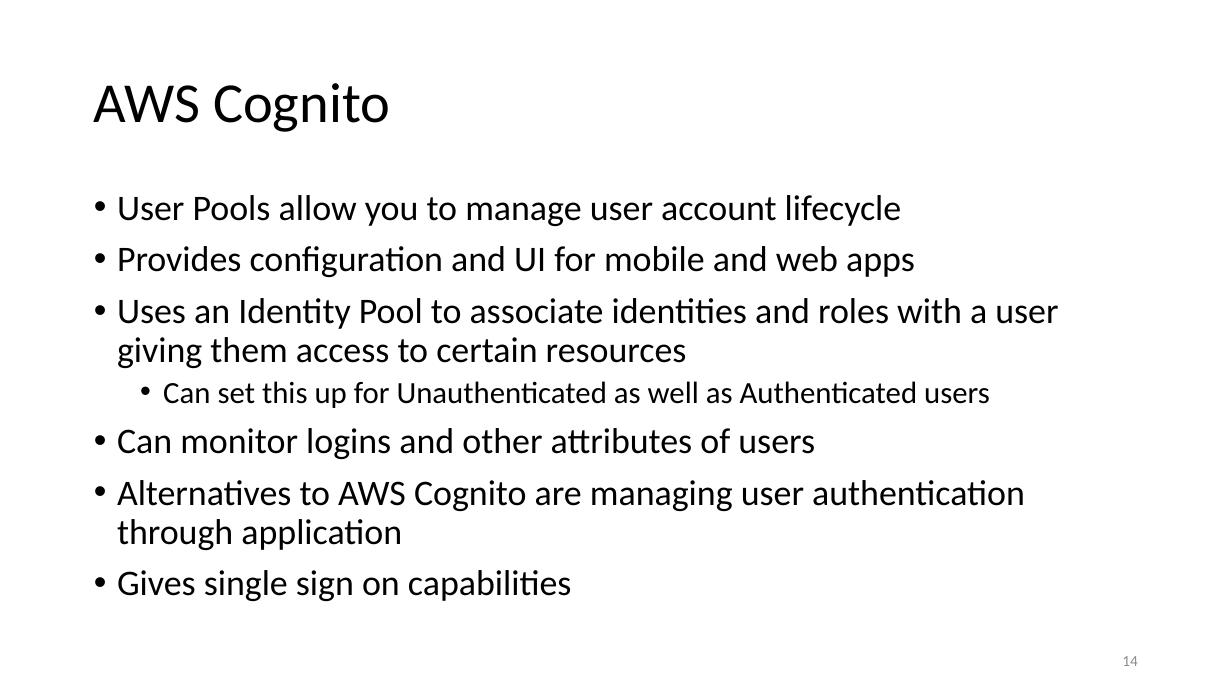
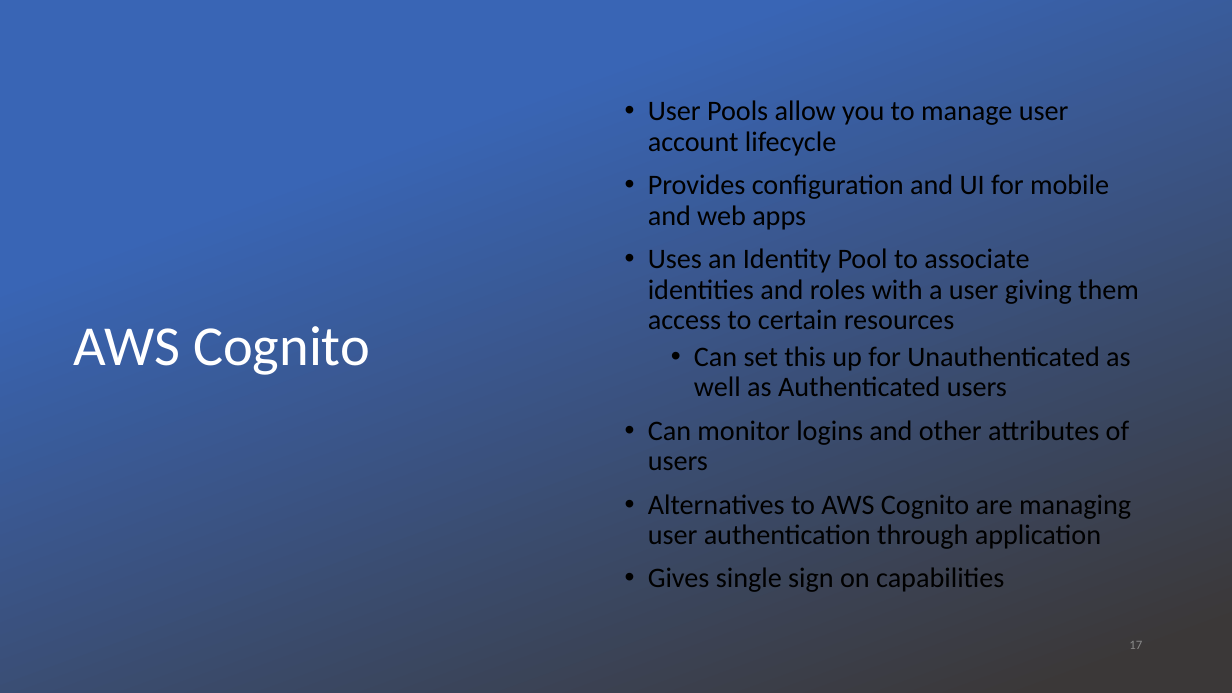
Before and after one commit to uwacsp/cits5503, a slide deck: slide 17 of Lectures/CITS5503EMobile.pptx (slide 14 before the commit). Drawn at 1232x693 pixels with LibreOffice and Linux fonts; fonts in the diff are those of the drawing; background and template pictures are left out. Boxes give left, top, right and bottom in pixels: in the first picture for what was removed or moved away, otherwise in the second. Text is boxed around its words. In the diff, an @@ line names an element or a change of style, - is before the commit and + after.

Commit message:
Updated Lecture 11 and Lab 10

```diff
--- a/Lectures/CITS5503EMobile.pptx
+++ b/Lectures/CITS5503EMobile.pptx
@@ rectangle added at <box>0,0,1232,693</box>, fill gradient #3965B5 to #3B3838 @@
@@ text "User Pools allow you to ...": place and size @@
-text "User Pools allow you to ..." at <box>117,195,1058,601</box>
+text "User Pools allow you to ..." at <box>648,100,1139,592</box>
@@ text "User Pools allow you to ..." at <box>648,100,1139,592</box>: size 28 to 22 pt in "User Pools allow you to manage user ...", "Provides configuration and UI for mobile and ...", "Uses an Identity Pool to associate identities ...", "Can monitor logins and other attributes of ..." and 2 more places; size 24 to 22 pt in "Can set this up for Unauthenticated as ..."; vertical alignment top to middle @@
@@ title "AWS Cognito": place and size @@
-title "AWS Cognito" at <box>94,83,390,132</box>
+title "AWS Cognito" at <box>74,326,370,375</box>
@@ title "AWS Cognito" at <box>74,326,370,375</box>: text colour #000000 to #FFFFFF @@
@@ page number removed at <box>1122,656,1138,666</box> @@
-14
@@ page number added at <box>1129,641,1142,649</box>, 10 pt, text #898989 @@
+17
```
Also in this commit, not shown: 4 slides added.
